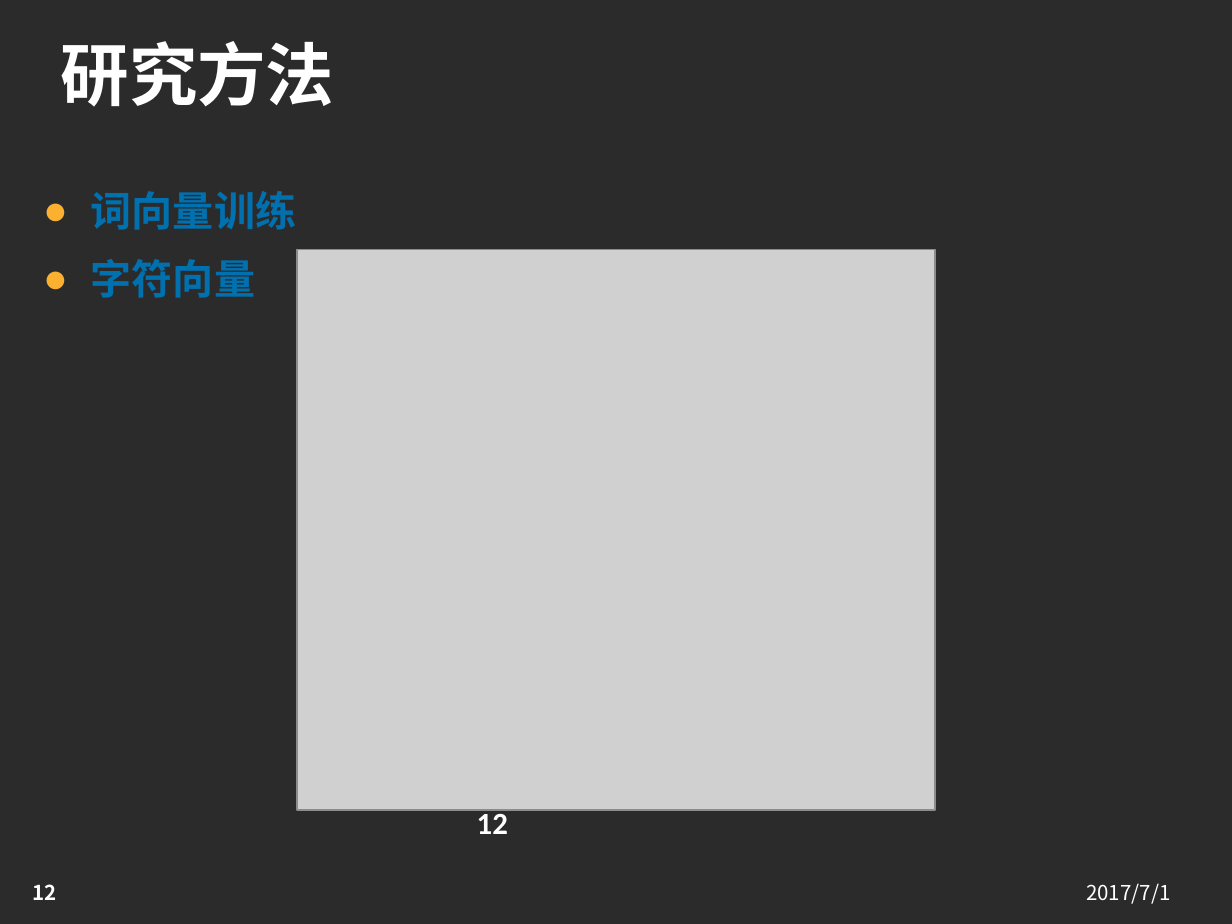
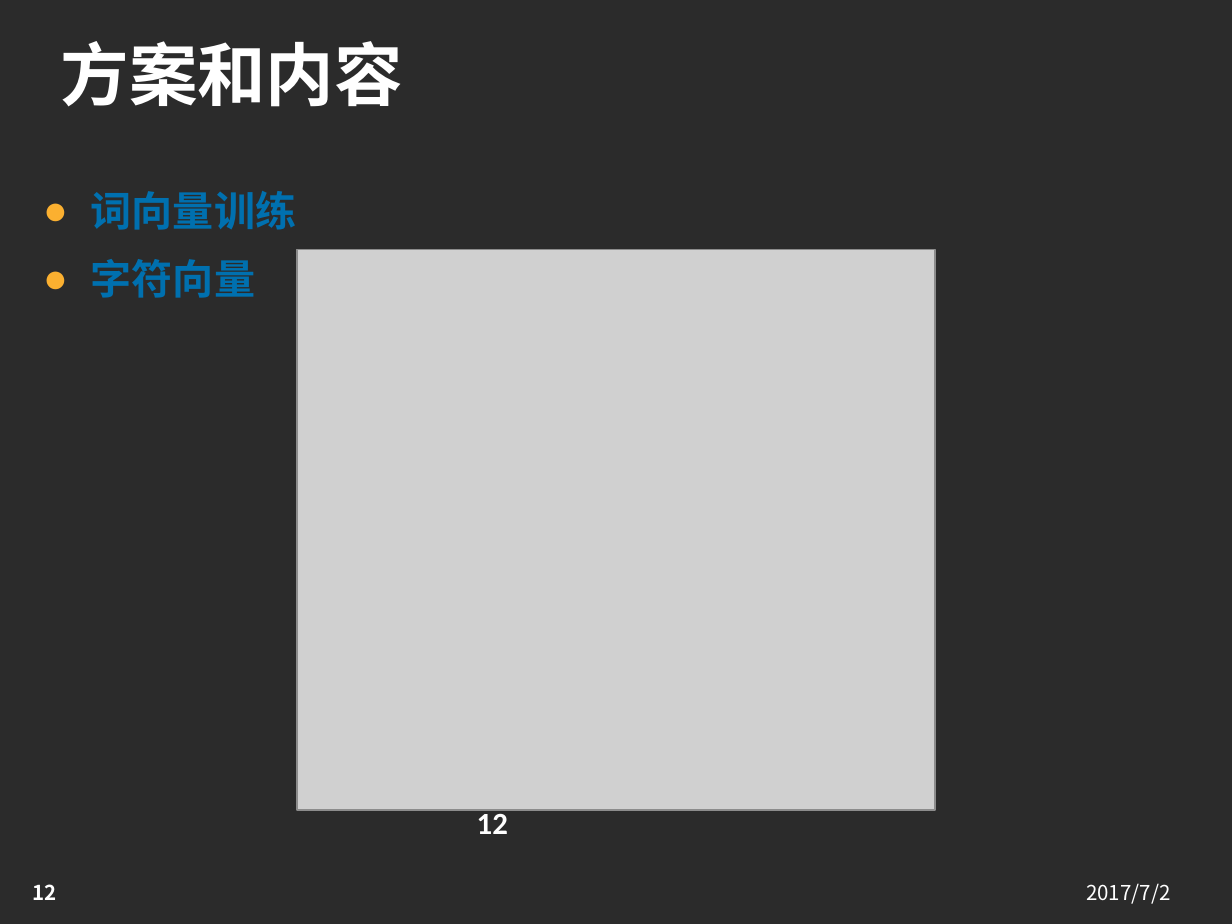
Before and after one commit to jxwb088047/Interim_reply, a slide deck: slide 12 of 林广和中期答辩.pptx. Drawn at 1232x924 pixels with LibreOffice and Linux fonts; fonts in the diff are those of the drawing; grey boxes stand for pictures; background and template pictures are left out; a plain dark background stands for a picture behind light text. Boxes give left, top, right and bottom in pixels: in the first picture for what was removed or moved away, otherwise in the second. Text is boxed around its words. In the diff, an @@ line names an element or a change of style, - is before the commit and + after.

```diff
--- a/林广和中期答辩.pptx
+++ b/林广和中期答辩.pptx
@@ title at box(61, 41, 403, 107): text changed @@
-研究方法
+方案和内容
@@ text at box(1086, 884, 1170, 904): text changed @@
-2017/7/1
+2017/7/2
```
Also in this commit, not shown: 8 other slides changed, 8 slides added, 7 slides removed, 1 other file.
